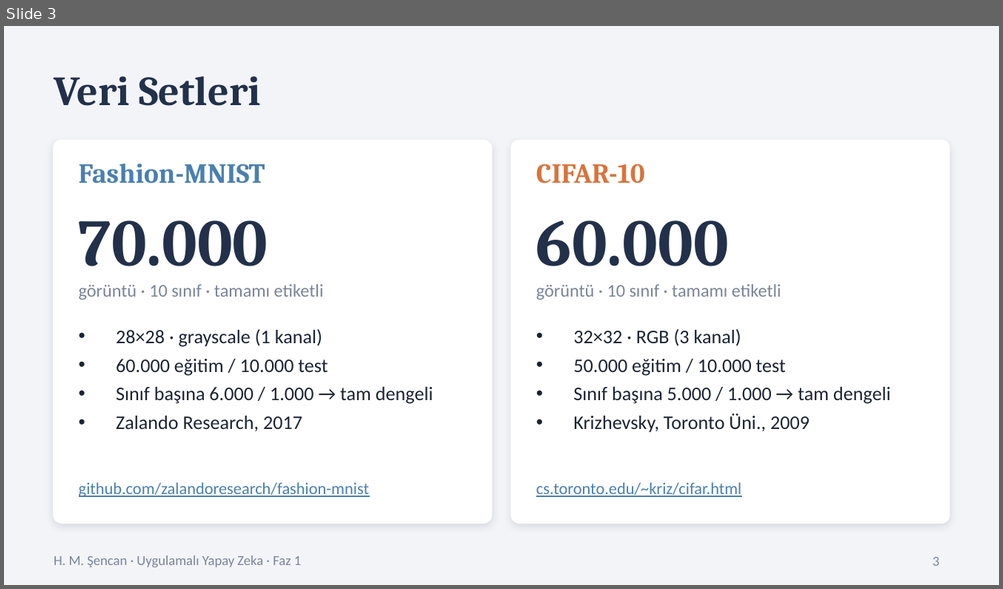
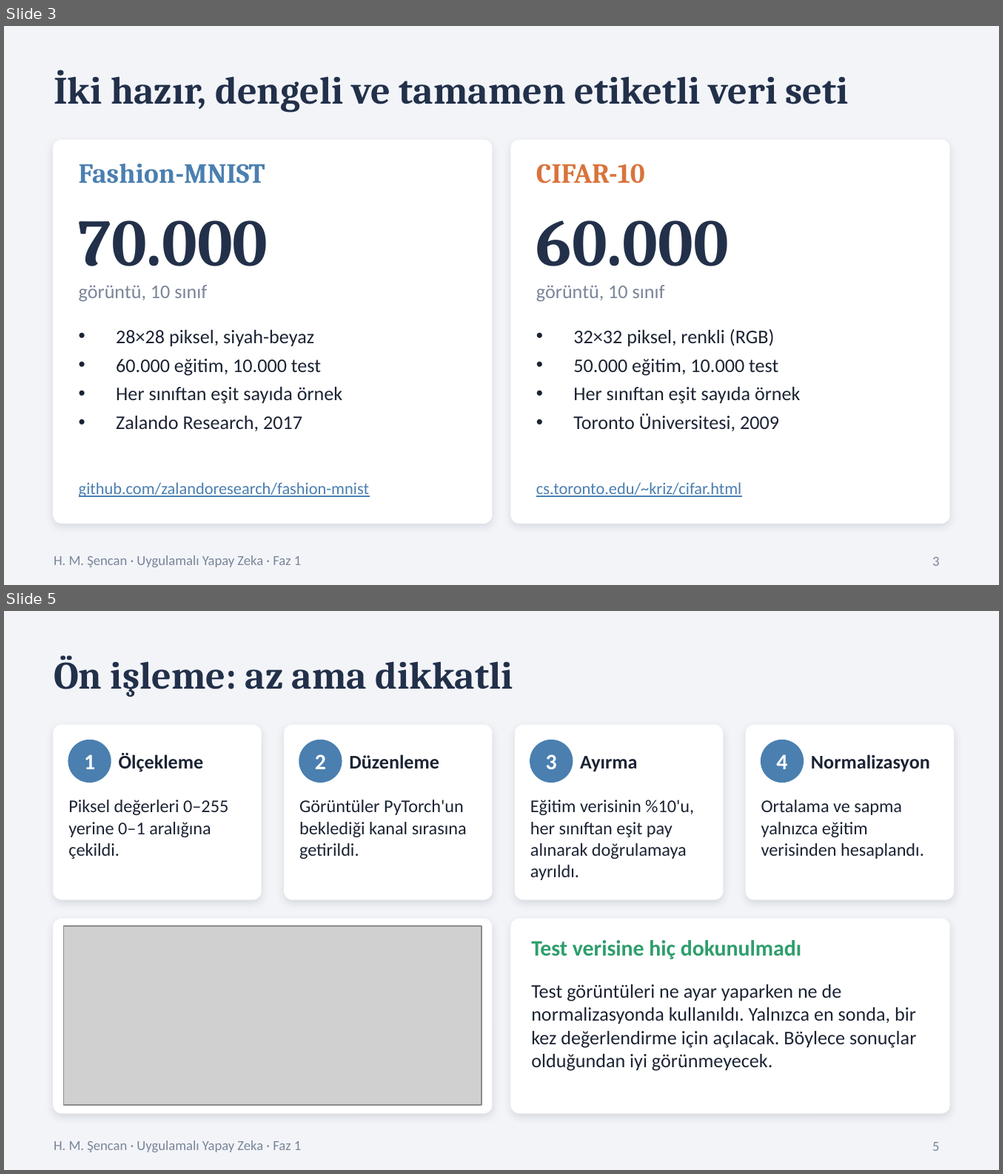
Before and after one commit to shencan03/uyz-odev, a slide deck: docs/Faz1_Sunum.pptx. Shown one above the other, each under a label of ours: slide 3 before the commit, slides 3 and 5 after it; the slides between them are not shown. The pictures are 1003x589 and 1003x1174 pixels, drawn with LibreOffice and Linux fonts; fonts in the diff are those of the drawing; grey boxes stand for pictures. Boxes give left, top, right and bottom in pixels: in the first picture for what was removed or moved away, otherwise in the second. Text is boxed around its words. In the diff, an @@ line names an element or a change of style, - is before the commit and + after.

```diff
--- a/docs/Faz1_Sunum.pptx
+++ b/docs/Faz1_Sunum.pptx
@@ slide 5 added at (4,611,999,1170), background #F2F4F8; not listed: 1 template element that a slide beside it also shows @@
@@ title added at (54,655,513,697), 28 pt, text #22304A, bold @@
+Ön işleme: az ama dikkatli
@@ rounded rectangle added at (54,726,261,900), fill #FFFFFF, outline #FFFFFF 1 pt @@
@@ ellipse added at (68,741,111,782), fill #4A7FB0, outline #4A7FB0 1 pt @@
@@ rounded rectangle added at (284,726,492,900), fill #FFFFFF, outline #FFFFFF 1 pt @@
@@ ellipse added at (299,741,341,782), fill #4A7FB0, outline #4A7FB0 1 pt @@
@@ rounded rectangle added at (515,726,722,900), fill #FFFFFF, outline #FFFFFF 1 pt @@
@@ ellipse added at (530,741,572,782), fill #4A7FB0, outline #4A7FB0 1 pt @@
@@ rounded rectangle added at (746,726,953,900), fill #FFFFFF, outline #FFFFFF 1 pt @@
@@ ellipse added at (761,741,802,782), fill #4A7FB0, outline #4A7FB0 1 pt @@
@@ text added at (84,755,95,769), 16 pt, text #FFFFFF, bold @@
+1
@@ text added at (119,753,204,772), 14 pt, text #1B2333, bold @@
+Ölçekleme
@@ text added at (315,755,326,769), 16 pt, text #FFFFFF, bold @@
+2
@@ text added at (349,755,439,769), 14 pt, text #1B2333, bold @@
+Düzenleme
@@ text added at (546,755,557,769), 16 pt, text #FFFFFF, bold @@
+3
@@ text added at (580,756,637,772), 14 pt, text #1B2333, bold @@
+Ayırma
@@ text added at (776,755,787,769), 16 pt, text #FFFFFF, bold @@
+4
@@ text added at (811,755,930,772), 14 pt, text #1B2333, bold @@
+Normalizasyon
@@ text added at (68,800,228,859), 13 pt, text #1B2333 @@
+Piksel değerleri 0–255 yerine 0–1 aralığına çekildi.
@@ text added at (299,800,466,859), 13 pt, text #1B2333 @@
+Görüntüler PyTorch'un beklediği kanal sırasına getirildi.
@@ text added at (530,800,694,880), 13 pt, text #1B2333 @@
+Eğitim verisinin %10'u, her sınıftan eşit pay alınarak doğrulamaya ayrıldı.
@@ text added at (761,800,924,859), 13 pt, text #1B2333 @@
+Ortalama ve sapma yalnızca eğitim verisinden hesaplandı.
@@ rounded rectangle added at (54,920,492,1113), fill #FFFFFF, outline #FFFFFF 1 pt @@
@@ rounded rectangle added at (511,920,949,1113), fill #FFFFFF, outline #FFFFFF 1 pt @@
@@ picture added at (64,926,481,1105) @@
@@ text added at (531,940,801,960), 16 pt, text #2E9E6B, bold @@
+Test verisine hiç dokunulmadı
@@ text added at (531,985,916,1071), 14 pt, text #1B2333 @@
+Test görüntüleri ne ayar yaparken ne de normalizasyonda kullanıldı. Yalnızca en sonda, bir kez değerlendirme için açılacak. Böylece sonuçlar olduğundan iyi görünmeyecek.
@@ page number added at (932,1142,939,1151), 10 pt, text #7A8599 @@
+5
@@ slide 3 changed as well @@
@@ title at (54,70,848,113): text changed; size 30 to 28 pt @@
-Veri Setleri
+İki hazır, dengeli ve tamamen etiketli veri seti
@@ text at (79,285,207,302): text changed; size 13 to 14 pt @@
-görüntü · 10 sınıf · tamamı etiketli
+görüntü, 10 sınıf
@@ text at (536,285,665,302): text changed; size 13 to 14 pt @@
-görüntü · 10 sınıf · tamamı etiketli
+görüntü, 10 sınıf
@@ text at (116,330,342,404): text changed @@
-• 28×28 · grayscale (1 kanal)
-• 60.000 eğitim / 10.000 test
-• Sınıf başına 6.000 / 1.000 → tam dengeli
+• 28×28 piksel, siyah-beyaz
+• 60.000 eğitim, 10.000 test
+• Her sınıftan eşit sayıda örnek
@@ text at (573,329,800,432): text changed @@
-• 32×32 · RGB (3 kanal)
-• 50.000 eğitim / 10.000 test
-• Sınıf başına 5.000 / 1.000 → tam dengeli
-• Krizhevsky, Toronto Üni., 2009
+• 32×32 piksel, renkli (RGB)
+• 50.000 eğitim, 10.000 test
+• Her sınıftan eşit sayıda örnek
+• Toronto Üniversitesi, 2009
```
Also in this commit, not shown: 5 other slides changed, 1 other slide added, 2 slides removed, 1 other file.
